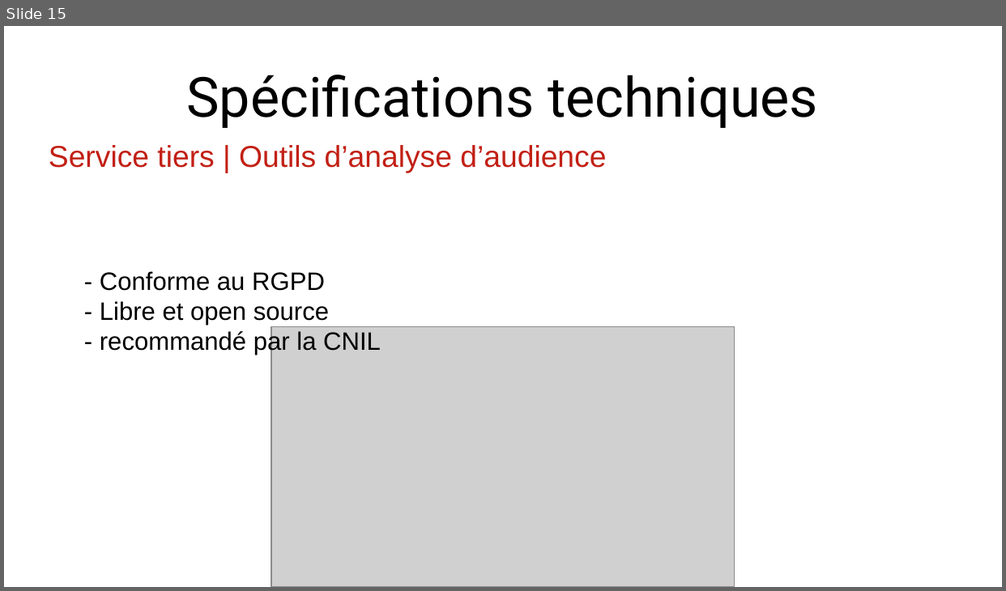
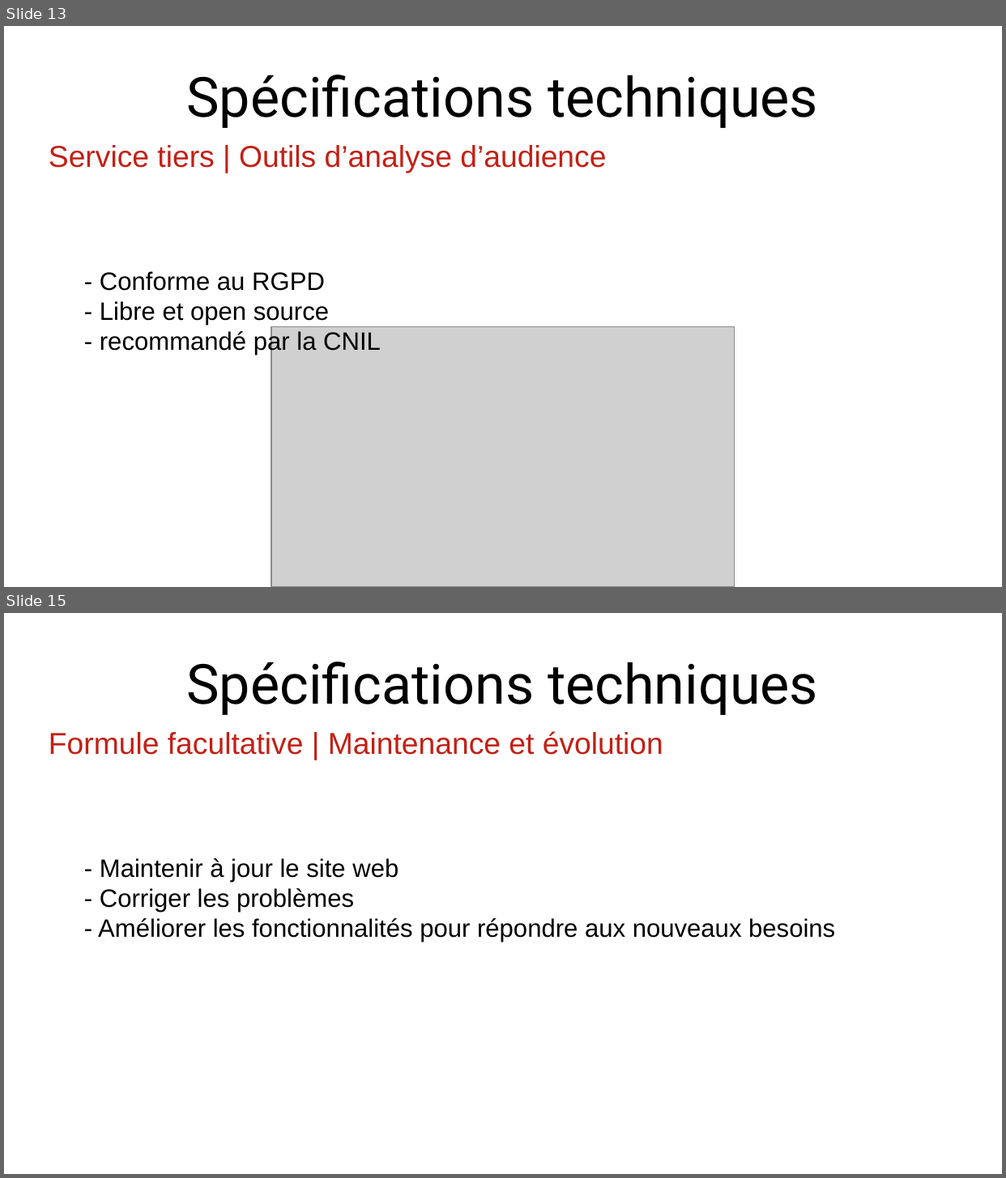
Before and after one commit to arcausin/Films-de-Plein-Air, a slide deck: soutenance.odp. Shown one above the other, each under a label of ours: slide 15 before the commit, slides 13 and 15 after it; the slides between them are not shown. The pictures are 1006x591 and 1006x1178 pixels, drawn with LibreOffice and Linux fonts; fonts in the diff are those of the drawing; grey boxes stand for pictures. Boxes give left, top, right and bottom in pixels: in the first picture for what was removed or moved away, otherwise in the second. Text is boxed around its words. In the diff, an @@ line names an element or a change of style, - is before the commit and + after.

```diff
--- a/soutenance.odp
+++ b/soutenance.odp
@@ slide 15 added at (x1=4, y1=613, x2=1002, y2=1174), background #FFFFFF @@
@@ title added at (x1=186, y1=662, x2=818, y2=715), 44 pt, text #000000 @@
+Spécifications techniques
@@ text added at (x1=49, y1=731, x2=663, y2=755), 24 pt, text #C22015 @@
+Formule facultative | Maintenance et évolution
@@ text added at (x1=98, y1=858, x2=835, y2=943), 20 pt, text #000000 @@
+- Maintenir à jour le site web
+- Corriger les problèmes
+- Améliorer les fonctionnalités pour répondre aux nouveaux besoins
@@ what was slide 15 is now slide 13 @@
```
Also in this commit, not shown: 3 slides changed, 3 other slides added, 2 slides removed, 1 other file.
